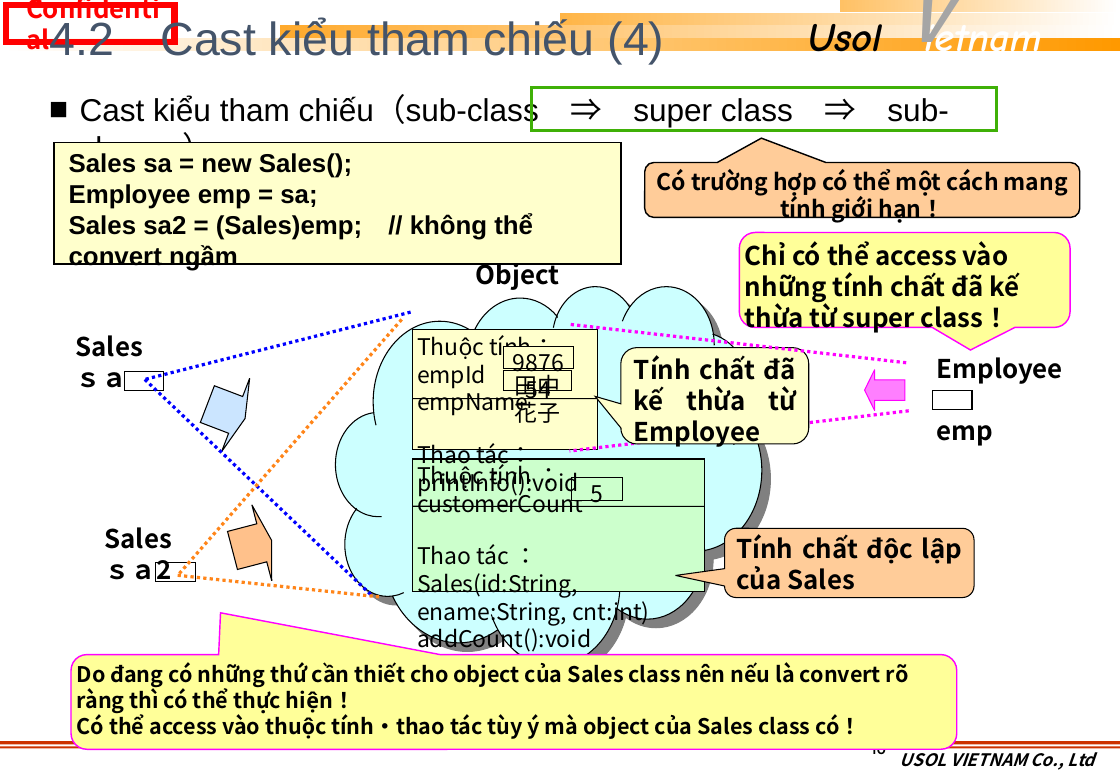
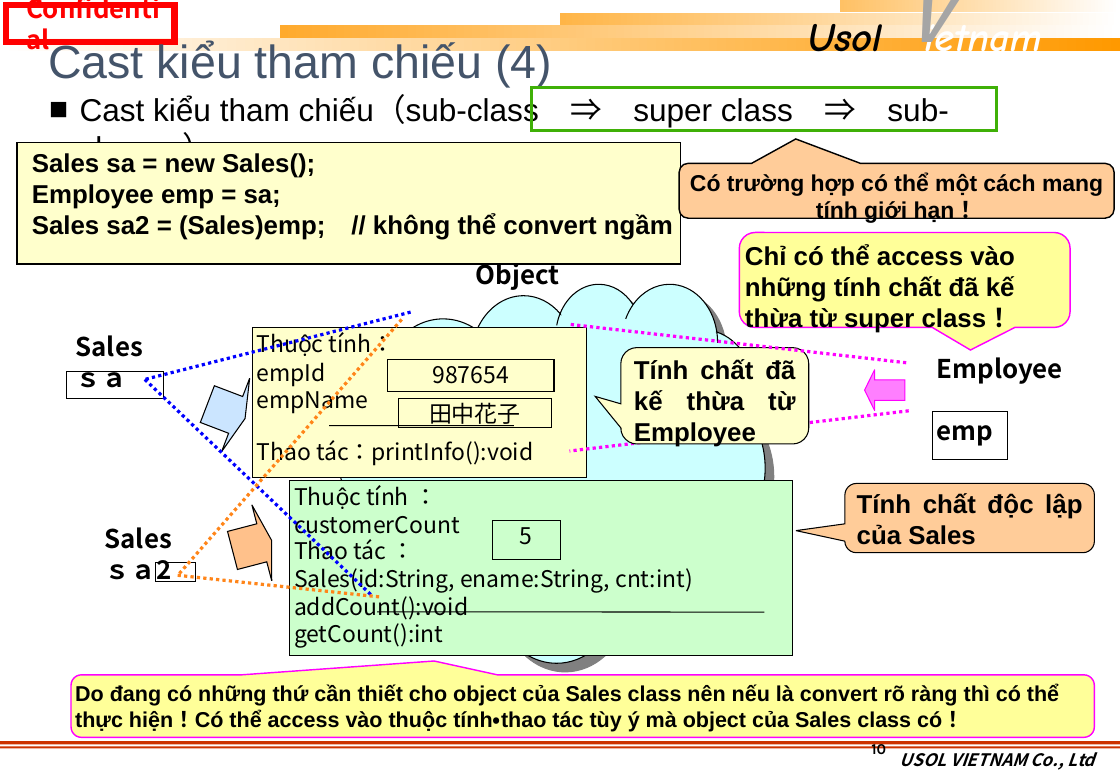
Before and after one commit to khuongmaingoc/javaDoc, a slide deck: slide 10 of Java_Week_7.pptx. Drawn at 1120x775 pixels with LibreOffice and Linux fonts; fonts in the diff are those of the drawing; background and template pictures are left out. Boxes give left, top, right and bottom in pixels: in the first picture for what was removed or moved away, otherwise in the second. Text is boxed around its words. In the diff, an @@ line names an element or a change of style, - is before the commit and + after.

```diff
--- a/Java_Week_7.pptx
+++ b/Java_Week_7.pptx
@@ title at (x1=48, y1=41, x2=552, y2=87): text changed @@
-4.2 Cast kiểu tham chiếu (4)
+Cast kiểu tham chiếu (4)
@@ rectangle "Sales sa = new Sales();" resized from (x1=54, y1=143, x2=620, y2=265) to (x1=18, y1=143, x2=682, y2=265) @@
@@ rounded speech box "Có trường hợp có thể ..." moved from (x1=645, y1=162, x2=1081, y2=217) to (x1=679, y1=163, x2=1115, y2=218) @@
@@ freeform shape moved from (x1=335, y1=286, x2=761, y2=666) to (x1=339, y1=284, x2=765, y2=664) @@
@@ rectangle "Thuộc tính：" resized from (x1=413, y1=330, x2=598, y2=449) to (x1=252, y1=328, x2=586, y2=478) @@
@@ rectangle resized from (x1=124, y1=371, x2=163, y2=391) to (x1=66, y1=371, x2=163, y2=398) @@
@@ rectangle "987654" resized from (x1=504, y1=347, x2=574, y2=369) to (x1=388, y1=360, x2=554, y2=392) @@
@@ rectangle "田中花子" resized from (x1=504, y1=370, x2=573, y2=391) to (x1=398, y1=398, x2=551, y2=427) @@
@@ rectangle resized from (x1=933, y1=391, x2=972, y2=411) to (x1=933, y1=413, x2=1008, y2=460) @@
@@ text in rectangle at (x1=257, y1=437, x2=533, y2=466): text changed @@
-Thao tác：
-printInfo():void
+Thao tác：printInfo():void
@@ line moved from (413, 399) - (598, 399) to (329, 426) - (514, 426) @@
@@ rectangle "Thuộc tính ：" resized from (x1=413, y1=459, x2=704, y2=592) to (x1=290, y1=481, x2=792, y2=657) @@
@@ font Noto Sans CJK JP to Arial in 4 elements at (x1=739, y1=233, x2=1070, y2=328), (x1=622, y1=347, x2=810, y2=444), (x1=679, y1=163, x2=1115, y2=218), (x1=845, y1=484, x2=1094, y2=553) @@
@@ rounded speech box "Tính chất độc lập của ..." moved from (x1=725, y1=528, x2=974, y2=598) to (x1=845, y1=484, x2=1094, y2=553) @@
@@ rectangle "5" resized from (x1=571, y1=479, x2=623, y2=502) to (x1=492, y1=520, x2=561, y2=559) @@
@@ line moved from (413, 507) - (705, 507) to (377, 612) - (764, 612) @@
@@ rounded speech box "Do đang có những thứ ..." resized from (x1=71, y1=656, x2=958, y2=751) to (x1=71, y1=675, x2=1095, y2=738) @@
@@ rounded speech box "Do đang có những thứ ..." at (x1=71, y1=675, x2=1095, y2=738): proportions changed @@
@@ text in rounded speech box at (x1=75, y1=684, x2=1059, y2=732): text changed; font Noto Sans CJK JP to Arial @@
-Do đang có những thứ cần thiết cho object của Sales class nên nếu là convert rõ ràng thì có thể thực hiện！
-Có thể access vào thuộc tính・thao tác tùy ý mà object của Sales class có！
+Do đang có những thứ cần thiết cho object của Sales class nên nếu là convert rõ ràng thì có thể thực hiện！Có thể access vào thuộc tính・thao tác tùy ý mà object của Sales class có！
```
Also in this commit, not shown: 6 other slides changed, 2 other files.
